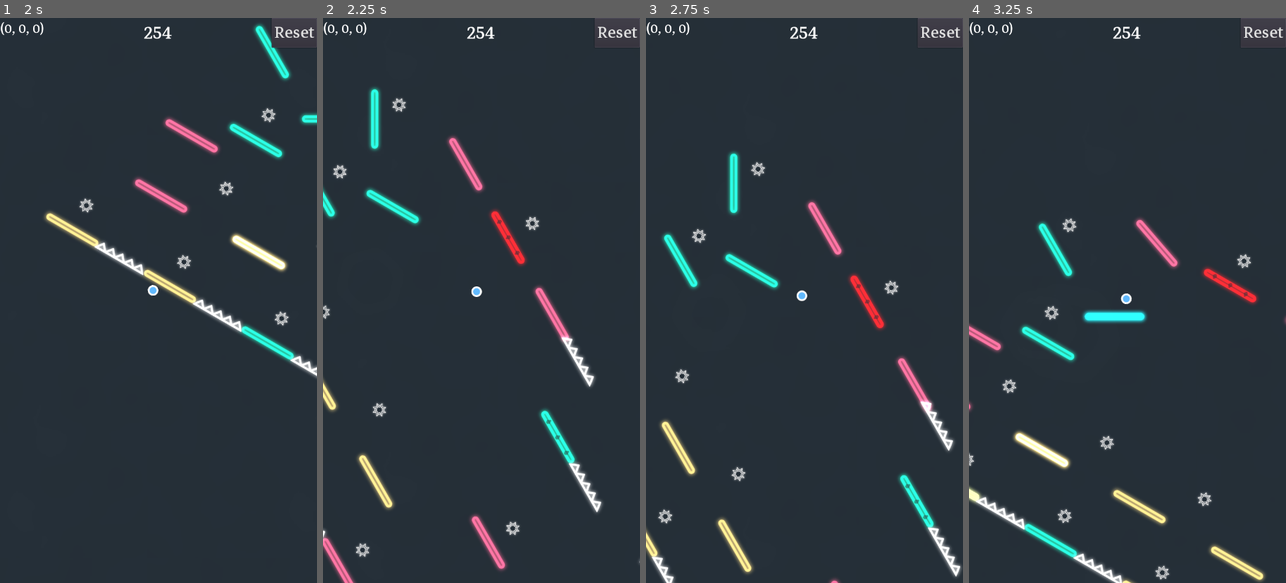
Above: before the commit, frames 1-4 (left to right).
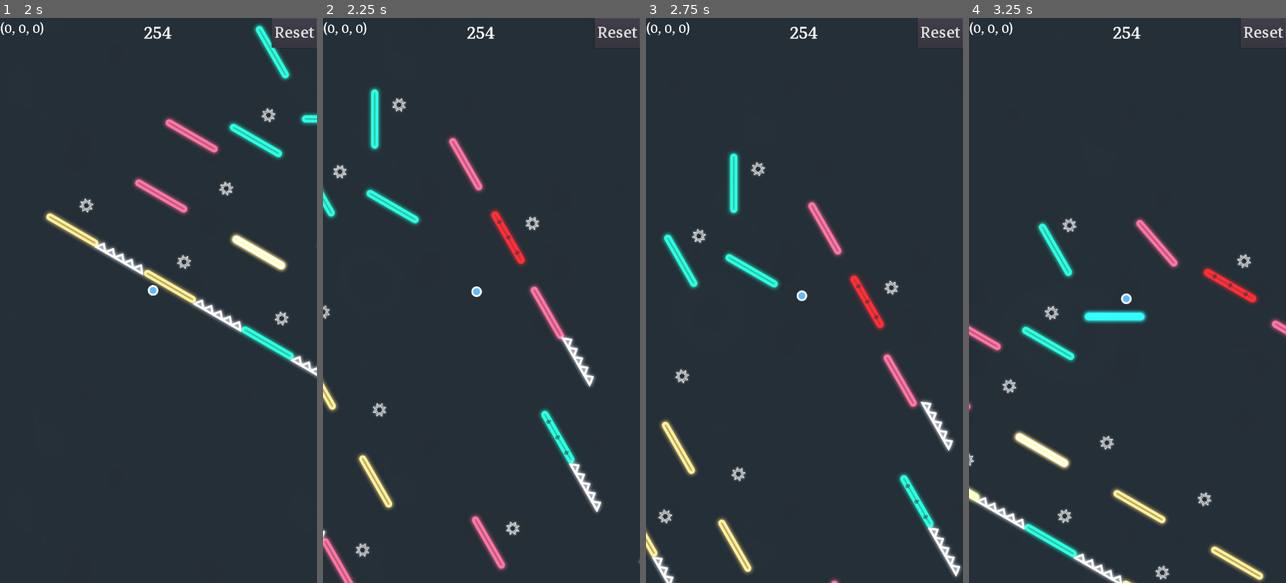
Above: after the commit, the same moments.

Repository: dolorismachina/Pivot
Game: Godot game, scene res://Scenes/Main/Main.tscn
Same seed, same stepped clock (60 frames per second), same inputs: the game is played once before the commit and once after it. The engine's default icon, where the game draws it, is replaced by a stand-in: a white triangle on a blue panel in a dark square.
Inputs (mouse positions are in pixels of both pictures, inside the frame that each line leads up to):
- Up to frame 1 (2 s): move the mouse to (228, 272) at 0.52 s; hold Right (ui_right) 0.53-1.28 s; hold Space (space) 0.53-1.28 s; click (228, 272) at 0.67 s; move the mouse to (95, 328) at 1.27 s; hold Left (ui_left) from 1.28 s (still down); tap Space (space) at 1.35 s
- Up to frame 2 (2.25 s): move the mouse to (513, 176) at 2.02 s; release Left (ui_left) at 2.03 s; hold Right (ui_right) from 2.03 s (still down); hold Space (space) from 2.03 s (still down)
- Up to frame 3 (2.75 s): keep holding Right (ui_right); keep holding Space (space)
- Up to frame 4 (3.25 s): keep holding Right (ui_right); move the mouse to (1111, 413) at 2.77 s; release Space (space) at 2.78 s; tap Space (space) at 2.85 s; click (1111, 413) at 2.92 s

Frame 1 is identical in both runs. In frame 2, 0.5% of the frame differs, in the area x 64-79%, y 47-58%; in frame 3, 0.7%, in the area x 74-91%, y 59-70%; in frame 4, 0.1%.
Error in both runs: Invalid get index 'modulate' (on base: 'Tween'). (res://Scenes/Blocks/Block/Block.gd:52)

Commit message:
Fix block sliding in the wrong direction

Diff:
--- a/Scenes/Blocks/BlockSlidingVertical/BlockSlidingVertical.tscn
+++ b/Scenes/Blocks/BlockSlidingVertical/BlockSlidingVertical.tscn
@@ -28,7 +28,7 @@
 "times": PoolRealArray( 0, 1, 2, 3, 4 ),
 "transitions": PoolRealArray( 1, 1, 1, 1, 1 ),
 "update": 0,
-"values": [ Vector2( 0, 0 ), Vector2( -32, 0 ), Vector2( 0, 0 ), Vector2( 32, 0 ), Vector2( 0, 0 ) ]
+"values": [ Vector2( 0, 0 ), Vector2( 0, -32 ), Vector2( 0, 0 ), Vector2( 0, 32 ), Vector2( 0, 0 ) ]
 }
 tracks/1/type = "value"
 tracks/1/path = NodePath("CollisionShape2D:position")
@@ -40,7 +40,7 @@
 "times": PoolRealArray( 0, 1, 2, 3, 4 ),
 "transitions": PoolRealArray( 1, 1, 1, 1, 1 ),
 "update": 0,
-"values": [ Vector2( 0, 0 ), Vector2( -32, 0 ), Vector2( 0, 0 ), Vector2( 32, 0 ), Vector2( 0, 0 ) ]
+"values": [ Vector2( 0, 0 ), Vector2( 0, -32 ), Vector2( 0, 0 ), Vector2( 0, 32 ), Vector2( 0, 0 ) ]
 }
 
 [node name="BlockSlidingVertical" type="StaticBody2D"]
@@ -53,6 +53,7 @@
 
 [node name="Sprite" type="Sprite" parent="."]
 material = SubResource( 3 )
+position = Vector2( 0, 25.3108 )
 rotation = 0.00028198
 texture = ExtResource( 2 )
 
@@ -62,6 +63,7 @@
 texture = ExtResource( 3 )
 
 [node name="CollisionShape2D" type="CollisionShape2D" parent="."]
+position = Vector2( 0, 25.3108 )
 shape = SubResource( 4 )
 
 [node name="GlowTween" type="Tween" parent="."]
